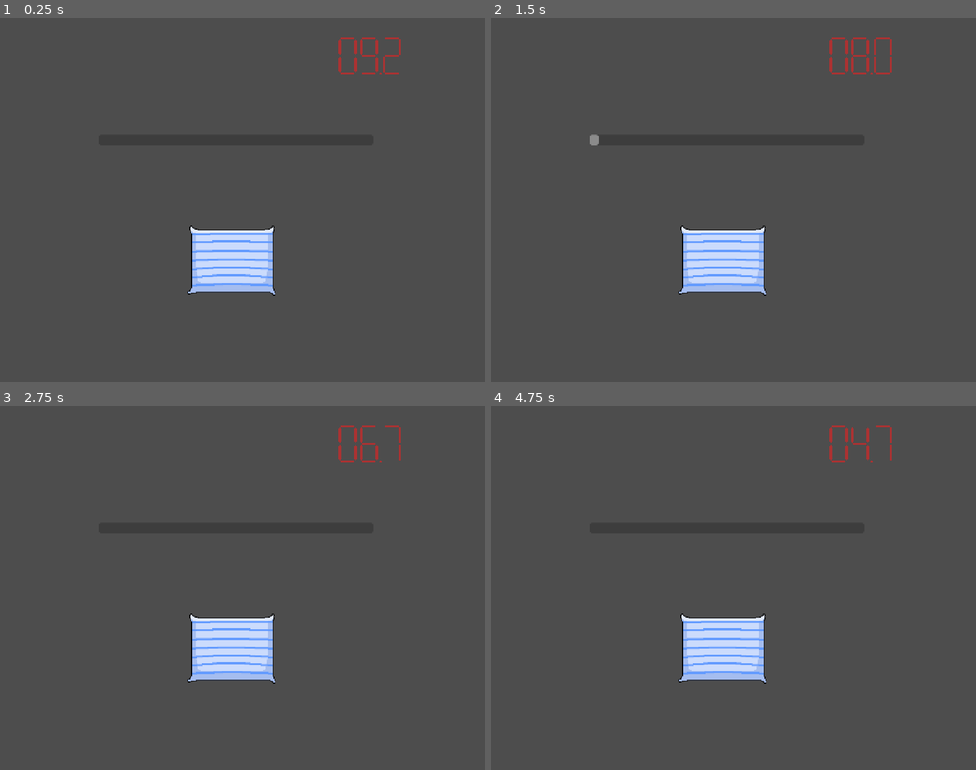
Above: before the commit, frames 1-4 (two rows, left to right).
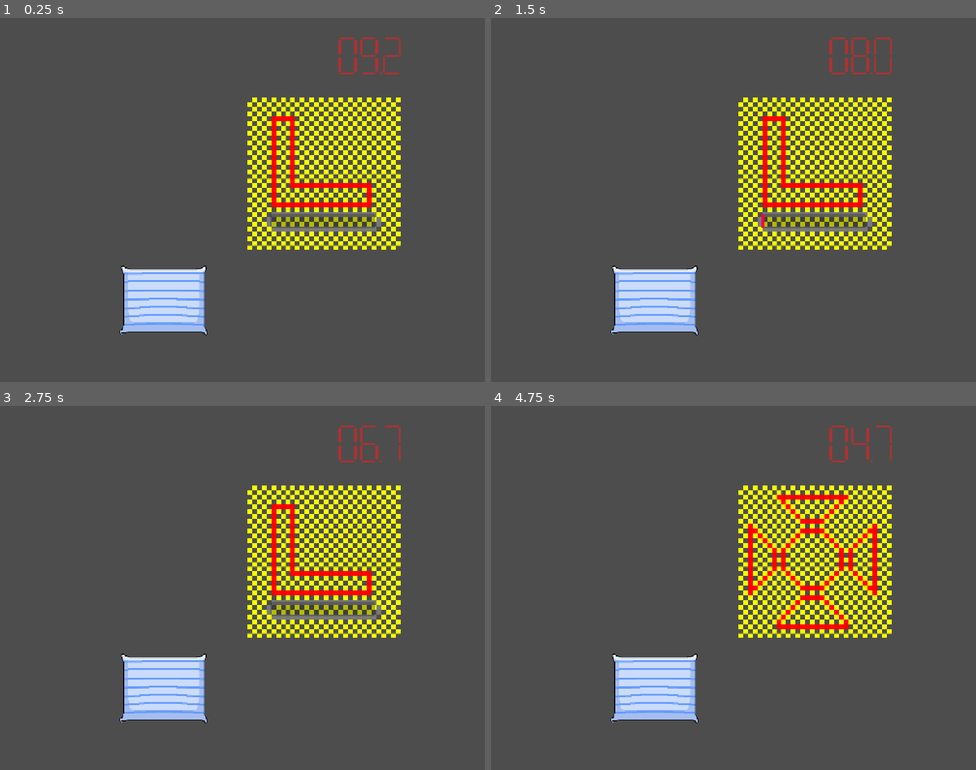
Above: after the commit, the same moments.

Repository: tom-frantz/gmtk-2026
Game: Godot game, scene res://scenes/minigames/launch/minigame_launch.tscn
Two runs of this game, one before a commit and one after it. Both use one fixed random seed, a clock stepped at 60 frames per second and the inputs below. This scene is started directly instead of the project's main scene. The engine's default icon, where the game draws it, is replaced by a stand-in: a white triangle on a blue panel in a dark square. Sound files missing from this copy of the repository are replaced by a short silence.
Inputs (mouse positions are in pixels of both pictures, inside the frame that each line leads up to; where the layout moved, square brackets give the same spot in the first picture):
- Up to frame 1 (0.25 s): no input
- Up to frame 2 (1.5 s): click (655, 301) [723, 261] at 0.5 s; click (655, 301) [723, 261] at 1.25 s
- Up to frame 3 (2.75 s): click (164, 689) [232, 649] at 2 s
- Up to frame 4 (4.75 s): move the mouse to (840, 569) at 2.77 s; click (840, 569) at 2.85 s; drag from (636, 606) to (709, 660) at 3.52 s; move the mouse to (782, 507) at 4.27 s; click (782, 507) at 4.35 s

The runs differ from the first frame. In frame 1, 13% of the frame differs, in the area x 24-83%, y 21-88%; in frame 2, 13%; in frame 3, 13%; in frame 4, 14%.

Commit message:
add wip asset to launch game

Diff:
--- a/scenes/minigames/launch/minigame_launch.tscn
+++ b/scenes/minigames/launch/minigame_launch.tscn
@@ -5,7 +5,42 @@
 [ext_resource type="Script" uid="uid://dgut0ds5bd0q5" path="res://scripts/minigame_timer.gd" id="3_4yjdq"]
 [ext_resource type="PackedScene" uid="uid://d3qorbs0l4srn" path="res://scenes/common/timer/timer.tscn" id="4_1r2tj"]
 [ext_resource type="AudioStream" uid="uid://jqhdadky6uci" path="res://assets/sound/fx/fail.wav" id="4_63xpa"]
+[ext_resource type="Texture2D" uid="uid://b5q5m1ntte3xw" path="res://assets/l0_sprite_1.png" id="4_ymt5q"]
+[ext_resource type="Texture2D" uid="uid://b6mirjkvwbiy2" path="res://assets/l0_sprite_2.png" id="5_bevqj"]
+[ext_resource type="Texture2D" uid="uid://bqsgjs0obn8dl" path="res://assets/l0_sprite_3.png" id="6_g5y4k"]
 [ext_resource type="AudioStream" uid="uid://dxni0wa0hv1su" path="res://assets/sound/fx/success.wav" id="7_1r2tj"]
+[ext_resource type="Texture2D" uid="uid://c0at5y1e0esan" path="res://assets/l0_sprite_4.png" id="7_wjv3j"]
+[ext_resource type="Texture2D" uid="uid://blbvp55e8cl74" path="res://assets/l0_sprite_5.png" id="8_lhmgk"]
+[ext_resource type="Texture2D" uid="uid://dhm32l63pgrul" path="res://assets/l0_sprite_6.png" id="9_4fdk2"]
+
+[sub_resource type="SpriteFrames" id="SpriteFrames_gb0x2"]
+animations = [{
+"frames": [{
+"duration": 1.0,
+"texture": ExtResource("4_ymt5q")
+}, {
+"duration": 1.0,
+"texture": ExtResource("5_bevqj")
+}, {
+"duration": 1.0,
+"texture": ExtResource("6_g5y4k")
+}, {
+"duration": 1.0,
+"texture": ExtResource("7_wjv3j")
+}, {
+"duration": 1.0,
+"texture": ExtResource("8_lhmgk")
+}, {
+"duration": 1.0,
+"texture": ExtResource("9_4fdk2")
+}],
+"loop": 1,
+"name": &"default",
+"speed": 5.0
+}]
+
+[sub_resource type="StyleBoxFlat" id="StyleBoxFlat_ymt5q"]
+bg_color = Color(1, 0, 0.2509804, 1)
 
 [node name="MinigameLaunch" type="Node2D" unique_id=378857455]
 
@@ -13,17 +48,26 @@
 stream = ExtResource("7_1r2tj")
 
 [node name="TextureButton" type="TextureButton" parent="." unique_id=1779041361]
-offset_left = 495.0
-offset_top = 549.0
-offset_right = 728.0
-offset_bottom = 732.0
+offset_left = 315.0
+offset_top = 653.0
+offset_right = 548.0
+offset_bottom = 836.0
 texture_normal = ExtResource("1_5udps")
 
-[node name="ProgressBar" type="ProgressBar" parent="." unique_id=1489976773]
-offset_left = 261.0
-offset_top = 308.0
-offset_right = 985.0
-offset_bottom = 335.0
+[node name="laptop_screen" type="AnimatedSprite2D" parent="." unique_id=1499067393]
+unique_name_in_owner = true
+position = Vector2(854.99994, 411)
+scale = Vector2(0.42083332, 0.42083332)
+sprite_frames = SubResource("SpriteFrames_gb0x2")
+frame = 1
+
+[node name="launch_progress" type="ProgressBar" parent="." unique_id=1489976773]
+z_index = 2
+offset_left = 715.0
+offset_top = 516.0
+offset_right = 990.0
+offset_bottom = 554.0
+theme_override_styles/fill = SubResource("StyleBoxFlat_ymt5q")
 show_percentage = false
 script = ExtResource("2_8ufbi")
 
@@ -72,6 +116,6 @@
 [node name="lose_audio" type="AudioStreamPlayer" parent="LevelTimer/Timer" index="1" unique_id=1646645808]
 stream = ExtResource("4_63xpa")
 
-[connection signal="pressed" from="TextureButton" to="ProgressBar" method="_on_texture_button_pressed"]
+[connection signal="pressed" from="TextureButton" to="launch_progress" method="_on_texture_button_pressed"]
 
 [editable path="LevelTimer"]
--- a/scenes/minigames/launch/progress_bar.gd
+++ b/scenes/minigames/launch/progress_bar.gd
@@ -5,10 +5,13 @@
 
 # Called when the node enters the scene tree for the first time.
 func _ready() -> void:
-    pass # Replace with function body.
+    %laptop_screen.play("default")
 
 # Called every frame. 'delta' is the elapsed time since the previous frame.
 func _process(_delta: float) -> void:
+    self.visible = true
+    if %laptop_screen.frame == 0:
+        self.visible = false
     if value < 100:
         self.value -= 0.3
     else:
Renamed: l0_sprite_1.png -> assets/l0_sprite_1.png
Not shown, added: assets/l0_sprite_1.png.import
Renamed: l0_sprite_2.png -> assets/l0_sprite_2.png
Not shown, added: assets/l0_sprite_2.png.import
Renamed: l0_sprite_3.png -> assets/l0_sprite_3.png
Not shown, added: assets/l0_sprite_3.png.import
Renamed: l0_sprite_4.png -> assets/l0_sprite_4.png
Not shown, added: assets/l0_sprite_4.png.import
Renamed: l0_sprite_5.png -> assets/l0_sprite_5.png
Not shown, added: assets/l0_sprite_5.png.import
Renamed: l0_sprite_6.png -> assets/l0_sprite_6.png
Not shown, added: assets/l0_sprite_6.png.import
(and 9 more such lines)
